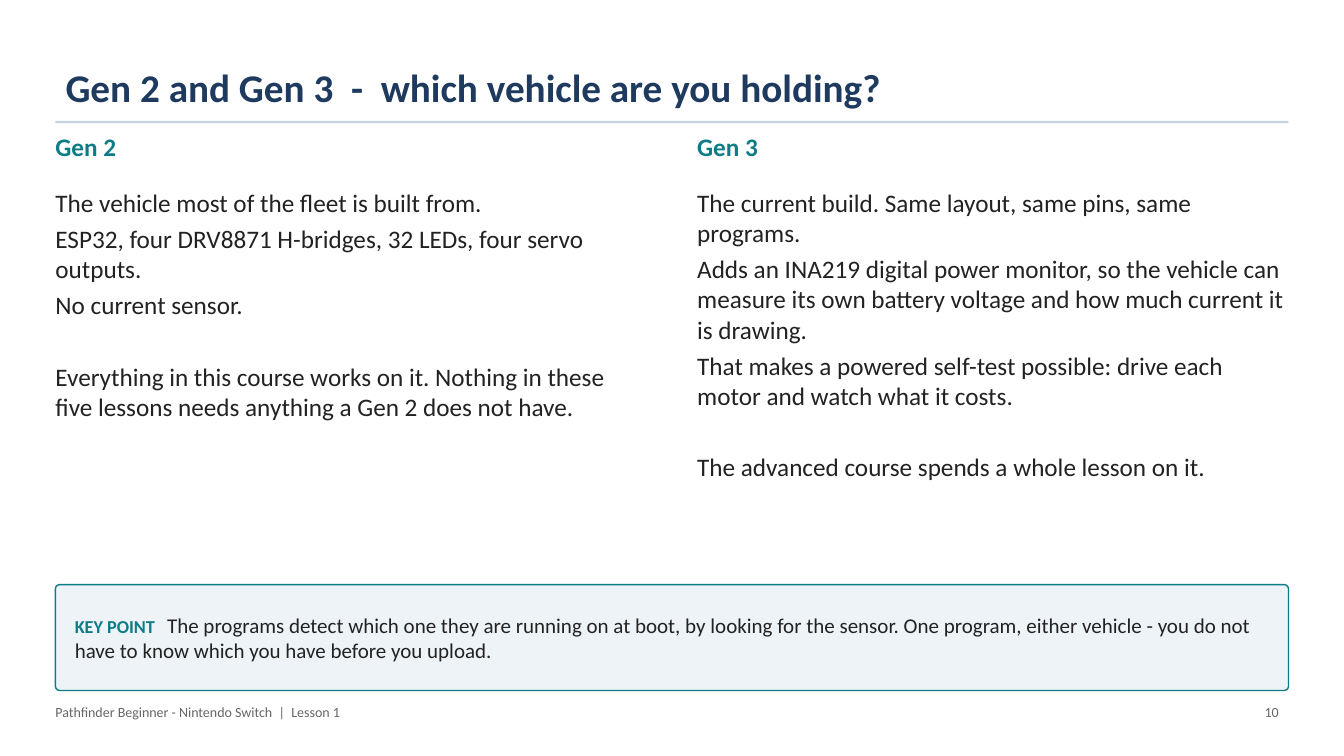
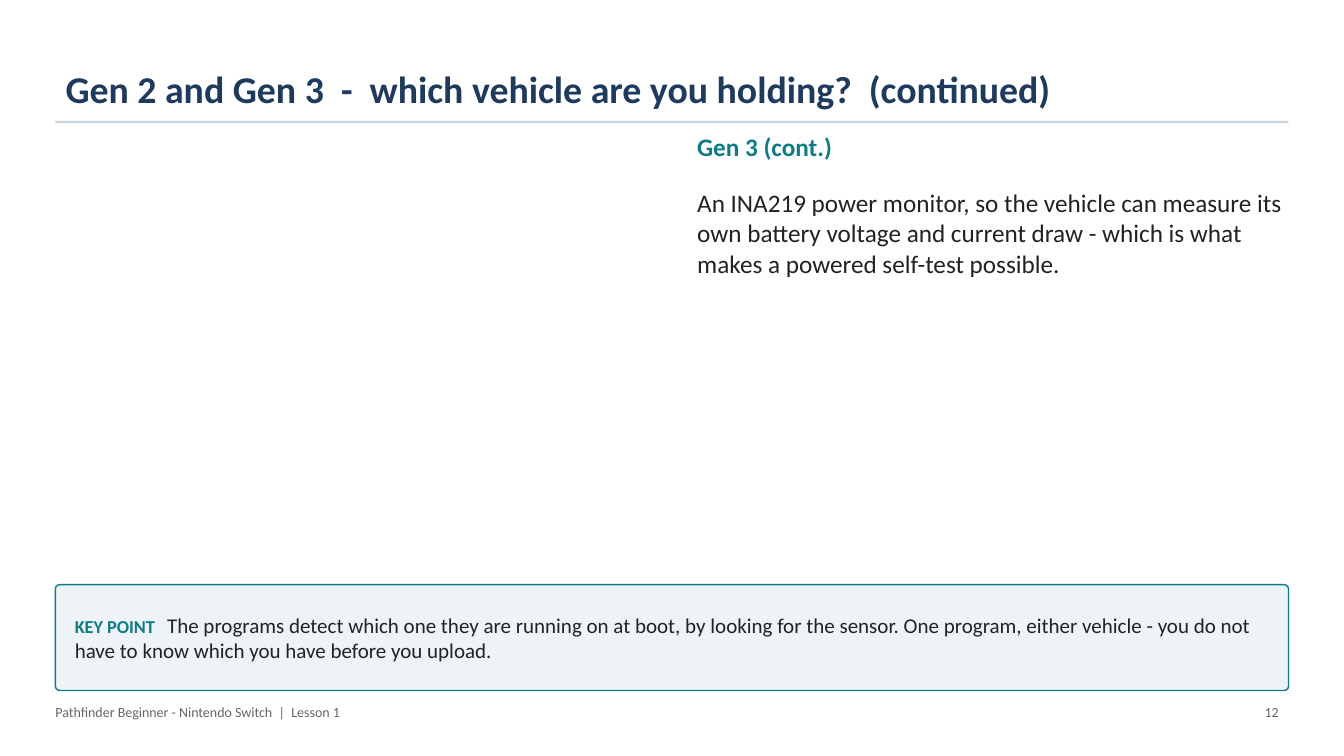
Before and after one commit to PorpoiseRobotics/porpoise-robotics, a slide deck: slide 13 of ground-vehicle/docs/courses/beginner-switch/l1_introduction.pptx (slide 11 before the commit). Drawn at 1344x756 pixels with LibreOffice and Linux fonts; fonts in the diff are those of the drawing. Boxes give left, top, right and bottom in pixels: in the first picture for what was removed or moved away, otherwise in the second. Text is boxed around its words. In the diff, an @@ line names an element or a change of style, - is before the commit and + after.

```diff
--- a/ground-vehicle/docs/courses/beginner-switch/l1_introduction.pptx
+++ b/ground-vehicle/docs/courses/beginner-switch/l1_introduction.pptx
@@ title at bbox=[66, 75, 1050, 110]: text changed; size 28 to 27 pt @@
-Gen 2 and Gen 3 - which vehicle are you holding?
+Gen 2 and Gen 3 - which vehicle are you holding? (continued)
@@ text removed at bbox=[55, 139, 116, 156] @@
-Gen 2
@@ text at bbox=[697, 137, 832, 160]: text changed @@
-Gen 3
+Gen 3 (cont.)
@@ text removed at bbox=[55, 194, 605, 421] @@
-The vehicle most of the fleet is built from.
-ESP32, four DRV8871 H-bridges, 32 LEDs, four servo outputs.
-No current sensor.
-Everything in this course works on it. Nothing in these five lessons needs anything a Gen 2 does not have.
@@ text at bbox=[697, 194, 1281, 277]: text changed @@
-The current build. Same layout, same pins, same programs.
-Adds an INA219 digital power monitor, so the vehicle can measure its own battery voltage and how much current it is drawing.
-That makes a powered self-test possible: drive each motor and watch what it costs.
-The advanced course spends a whole lesson on it.
+An INA219 power monitor, so the vehicle can measure its own battery voltage and current draw - which is what makes a powered self-test possible.
@@ text at bbox=[1265, 708, 1279, 717]: text changed @@
-10
+12
```
Also in this commit, not shown: 34 other slides changed, 14 slides added, 1 slide removed, 33 other files.
